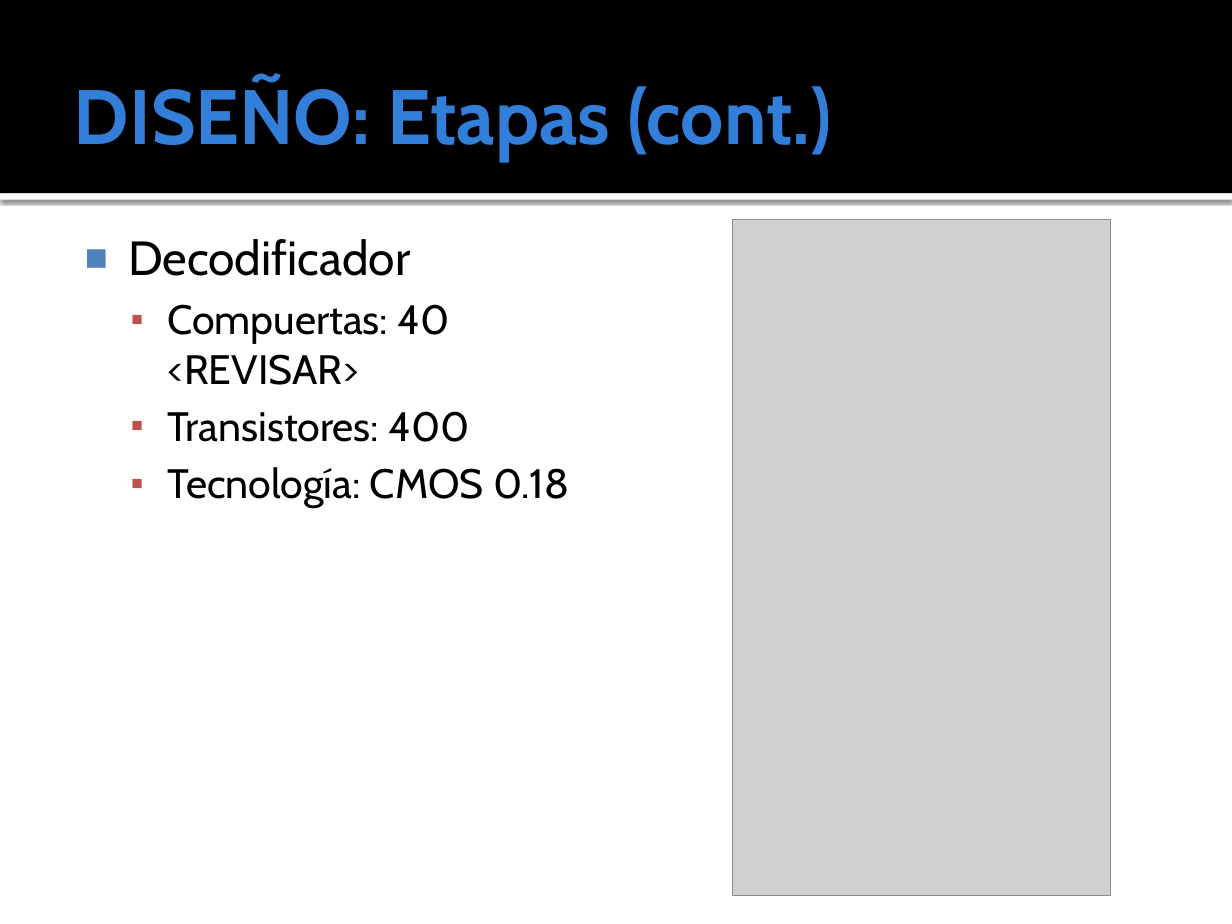
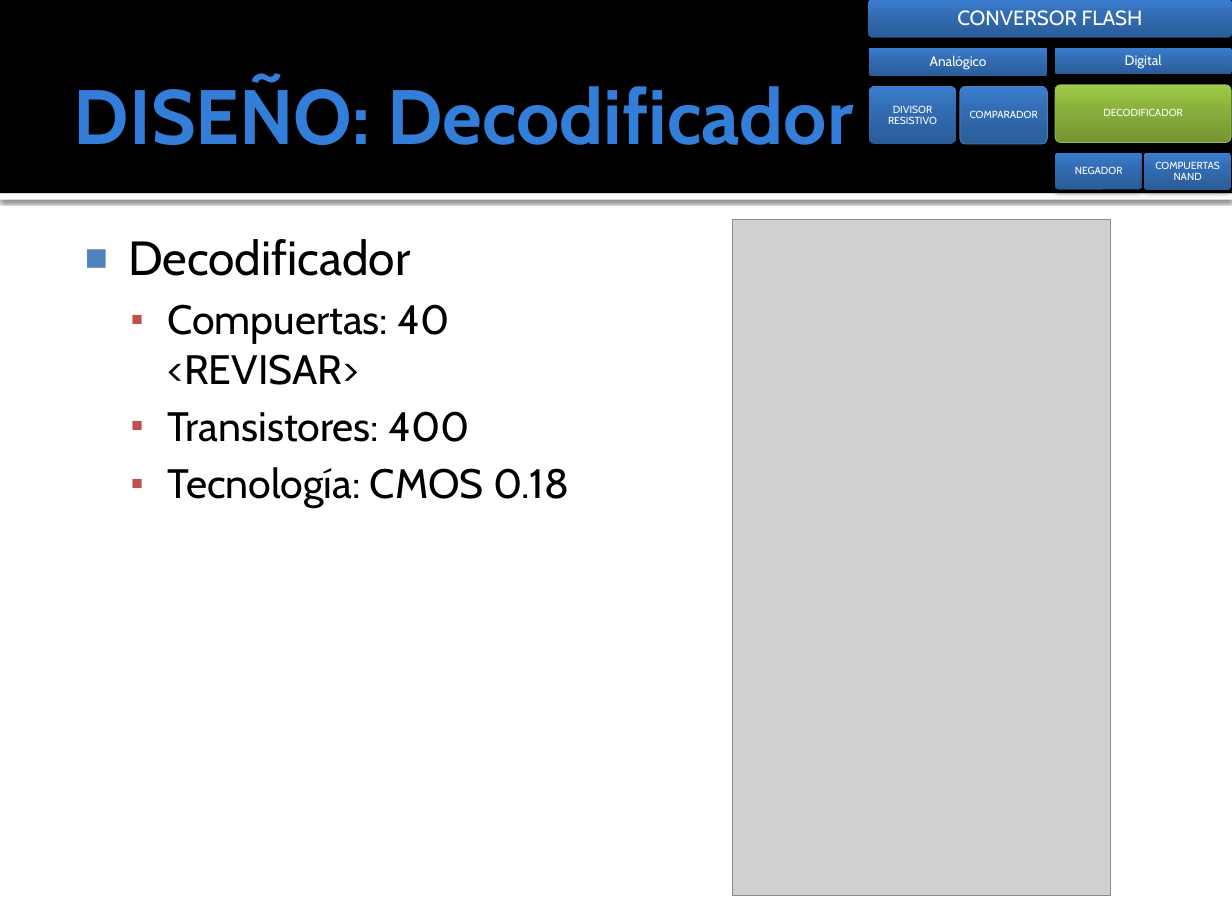
Before and after one commit to ginotkj/fiocs, a slide deck: slide 12 of Documentation/Documentacion/PRESENTACION_FABRI.pptx (slide 13 before the commit). Drawn at 1232x924 pixels with LibreOffice and Linux fonts; fonts in the diff are those of the drawing; grey boxes stand for pictures. Boxes give left, top, right and bottom in pixels: in the first picture for what was removed or moved away, otherwise in the second. Text is boxed around its words. In the diff, an @@ line names an element or a change of style, - is before the commit and + after.

```diff
--- a/Documentation/Documentacion/PRESENTACION_FABRI.pptx
+++ b/Documentation/Documentacion/PRESENTACION_FABRI.pptx
@@ title at (74, 79, 854, 145): text changed @@
-DISEÑO: Etapas (cont.)
+DISEÑO: Decodificador
@@ group added at (869, 0, 1232, 190): 8 rounded rectangles, 8 texts @@
+CONVERSOR FLASH
+Analógico
+DIVISOR RESISTIVO
+COMPARADOR
+Digital
+DECODIFICADOR
+NEGADOR
+COMPUERTAS NAND
```
Also in this commit, not shown: 6 other slides changed, 1 slide added, 6 slides removed, 1 other file.
